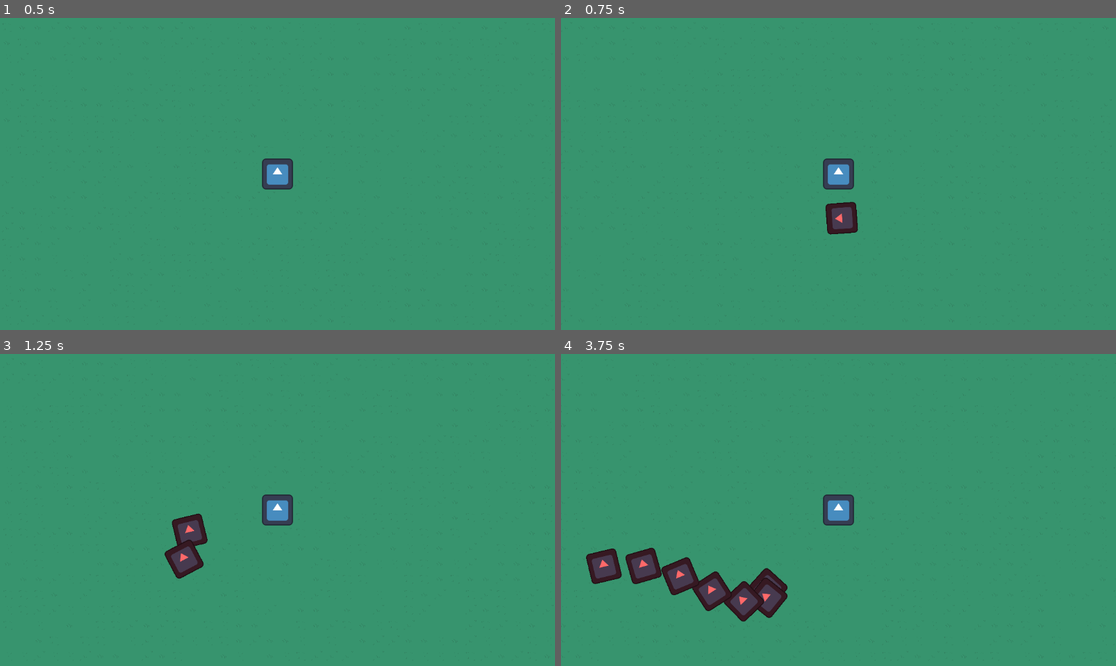
Above: before the commit, frames 1-4 (two rows, left to right).
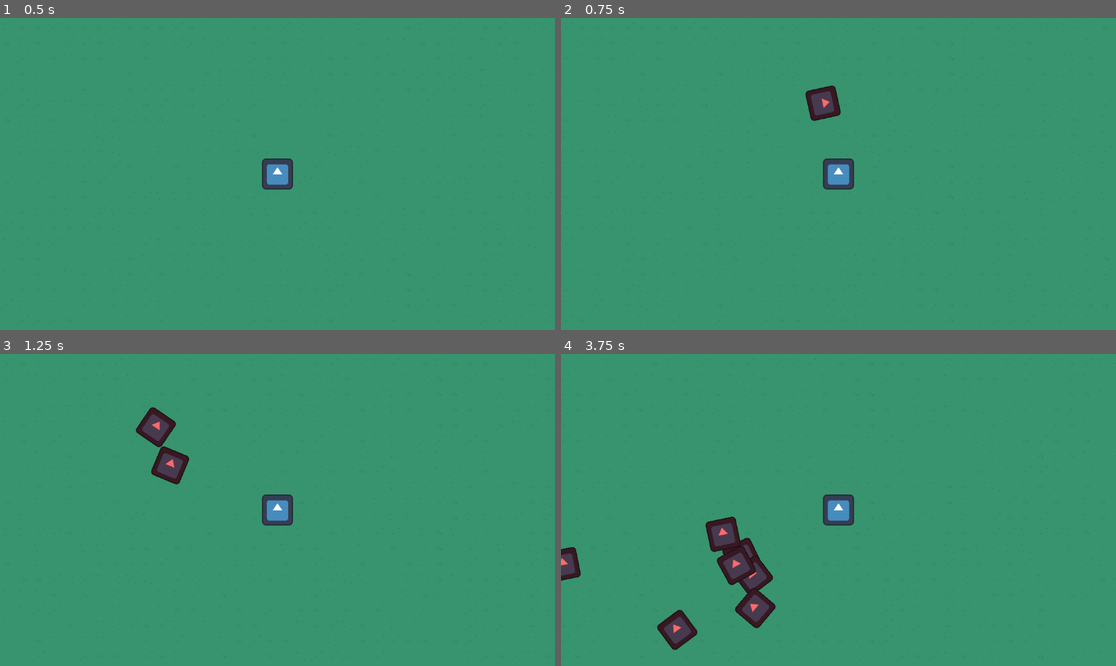
Above: after the commit, the same moments.

Repository: milestone-dev/ld55
Game: Godot game, scene res://scenes/main.tscn
Two runs of this game, one before a commit and one after it. Both use one fixed random seed, a clock stepped at 60 frames per second and the inputs below. The engine's default icon, where the game draws it, is replaced by a stand-in: a white triangle on a blue panel in a dark square.
Inputs:
- Up to frame 1 (0.5 s): no input
- Up to frame 2 (0.75 s): tap Enter at 0.5 s; hold D (move_right) from 0.53 s (still down); tap M (dev_godmode) at 0.6 s
- Up to frame 3 (1.25 s): keep holding D (move_right)
- Up to frame 4 (3.75 s): release D (move_right) at 1.28 s; hold S (move_down) 1.28-2.03 s; tap M (dev_godmode) every 0.75 s from 1.35 to 3.6 s; hold D (move_right) 2.03-2.78 s; hold W (move_up) 2.78-3.53 s; hold A (move_left) from 3.53 s (still down)

Frame 1 is identical in both runs. In frame 2, 1.1% of the frame differs, in the area x 44-54%, y 21-70%; in frame 3, 2.2%; in frame 4, 5.5%, in the area x 0-41%, y 52-95%.

Commit message:
rand  spawn

Diff:
--- a/scripts/main.gd
+++ b/scripts/main.gd
@@ -23,5 +23,5 @@
 	if get_tree().get_nodes_in_group("mob").size() > max_mobs - 1: return;
 	if not mob_scene: return
 	var mob = mob_scene.instantiate();
-	mob.position = Vector2(125,125);
+	mob.position = Vector2(randf_range(-300, 300),randf_range(-300, 300));
 	add_child(mob);
